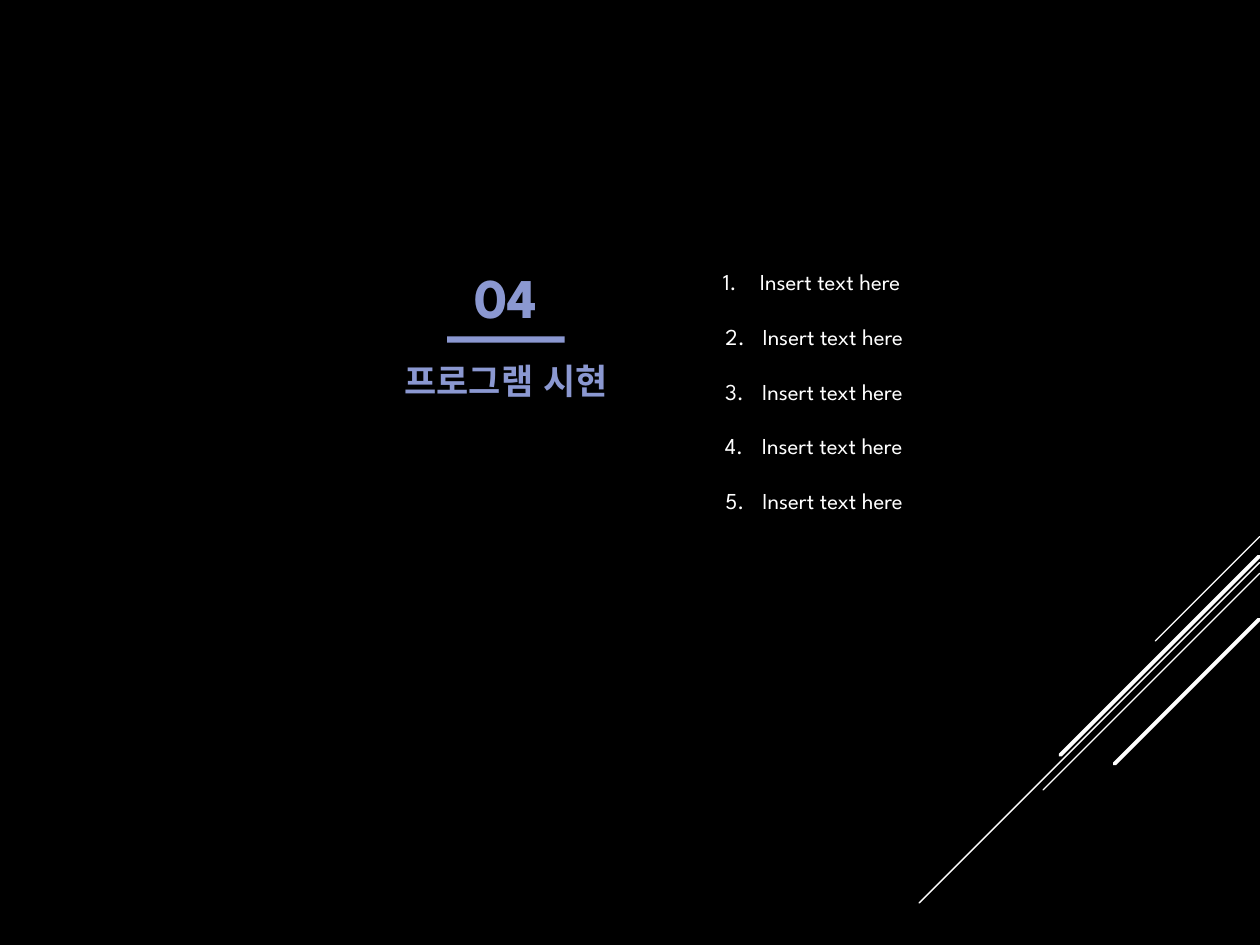
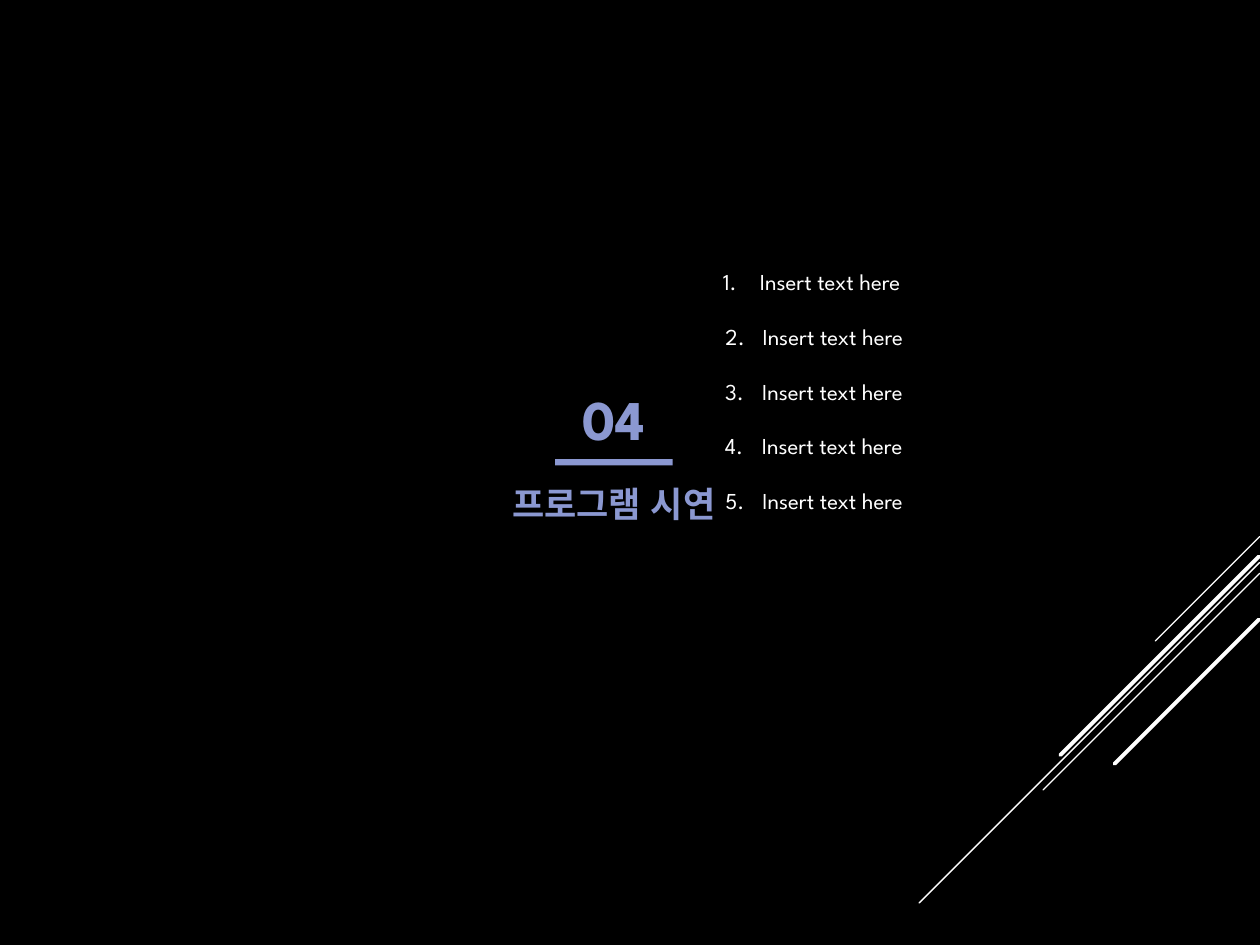
Before and after one commit to hyunwns78/ticketing_macro_HJ, a slide deck: slide 12 of KTX SRT 예약 매크로 프로그램.pptx (slide 9 before the commit). Drawn at 1260x945 pixels with LibreOffice and Linux fonts; fonts in the diff are those of the drawing; background and template pictures are left out. Boxes give left, top, right and bottom in pixels: in the first picture for what was removed or moved away, otherwise in the second. Text is boxed around its words. In the diff, an @@ line names an element or a change of style, - is before the commit and + after.

```diff
--- a/KTX SRT 예약 매크로 프로그램.pptx
+++ b/KTX SRT 예약 매크로 프로그램.pptx
@@ text "04": place and size @@
-text "04" at (475, 280, 538, 319)
+text "04" at (582, 402, 645, 441)
@@ rectangle: place and size @@
-rectangle at (447, 336, 564, 343)
+rectangle at (556, 459, 673, 465)
@@ text at (512, 487, 715, 520): text changed @@
-프로그램 시현
+프로그램 시연
```
Also in this commit, not shown: 8 other slides changed, 2 slides added, 1 slide removed.
